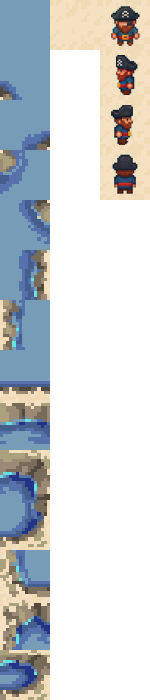
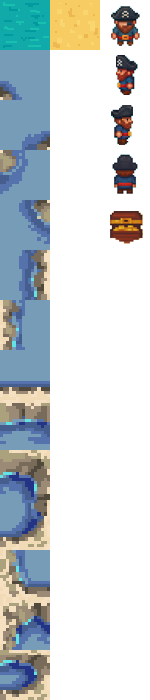
Revision of a layered 150×700 image; what changed, layer by layer:
added layer "Ebene 24" above "Ebene 23" over [110, 211, 143, 244]
added layer "Ebene 23" above "Ebene 21" over [0, 0, 50, 50]
added layer "Ebene 22" above "Gruppe 1" over [50, 0, 100, 50]
added group "Gruppe 1" with 28 layers above "Hintergrund" over [0, 0, 150, 244]
hid "Sand dunkel Kopie 5", moved it into group "Gruppe 1" over [100, 150, 150, 200]
hid "Sand dunkel Kopie 4", moved it into group "Gruppe 1" over [100, 100, 150, 150]
hid "Sand dunkel Kopie 3", moved it into group "Gruppe 1" over [100, 50, 150, 100]
hid "Sand dunkel Kopie 2", moved it into group "Gruppe 1" over [100, 0, 150, 50]
moved "Sand dunkel" into group "Gruppe 1" over [50, 0, 100, 50]
moved "Sand Hell" (2nd of 2, in "Gruppe 1") into group "Gruppe 1" over [50, 0, 100, 50]
moved "Ebene 3" into group "Gruppe 1" over [50, 0, 100, 50]
moved "Ebene 1" into group "Gruppe 1" over [0, 0, 50, 50]
hid "Hintergrund" over [0, 0, 150, 244]
